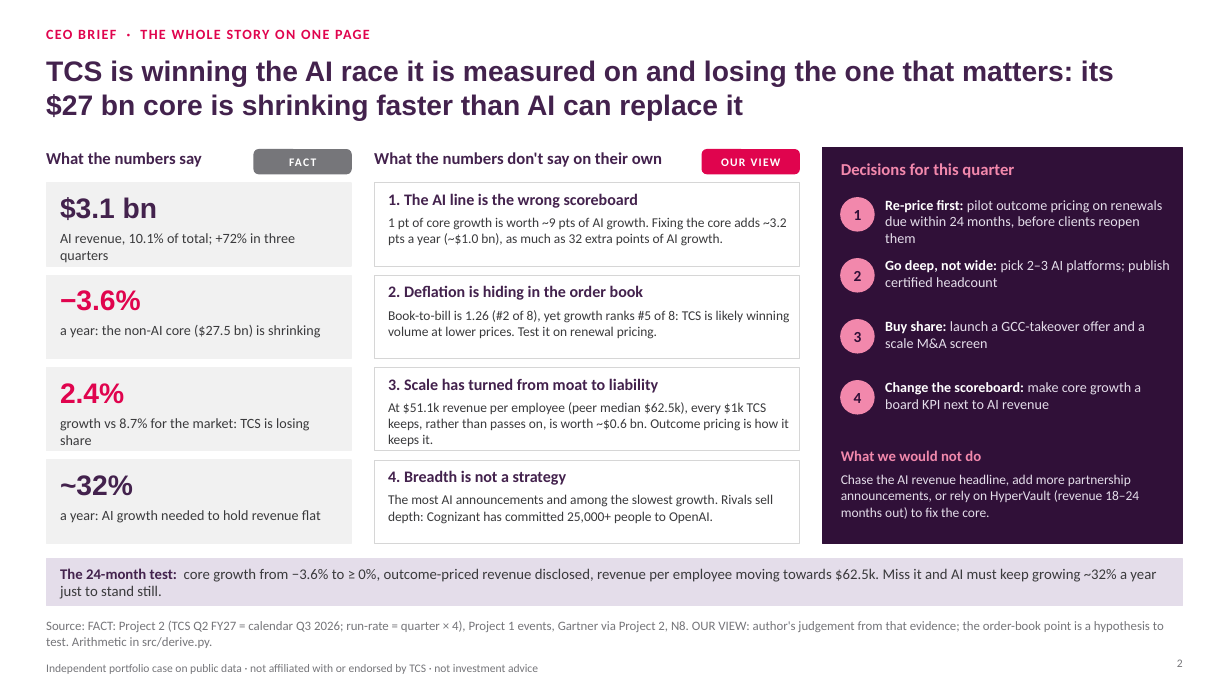
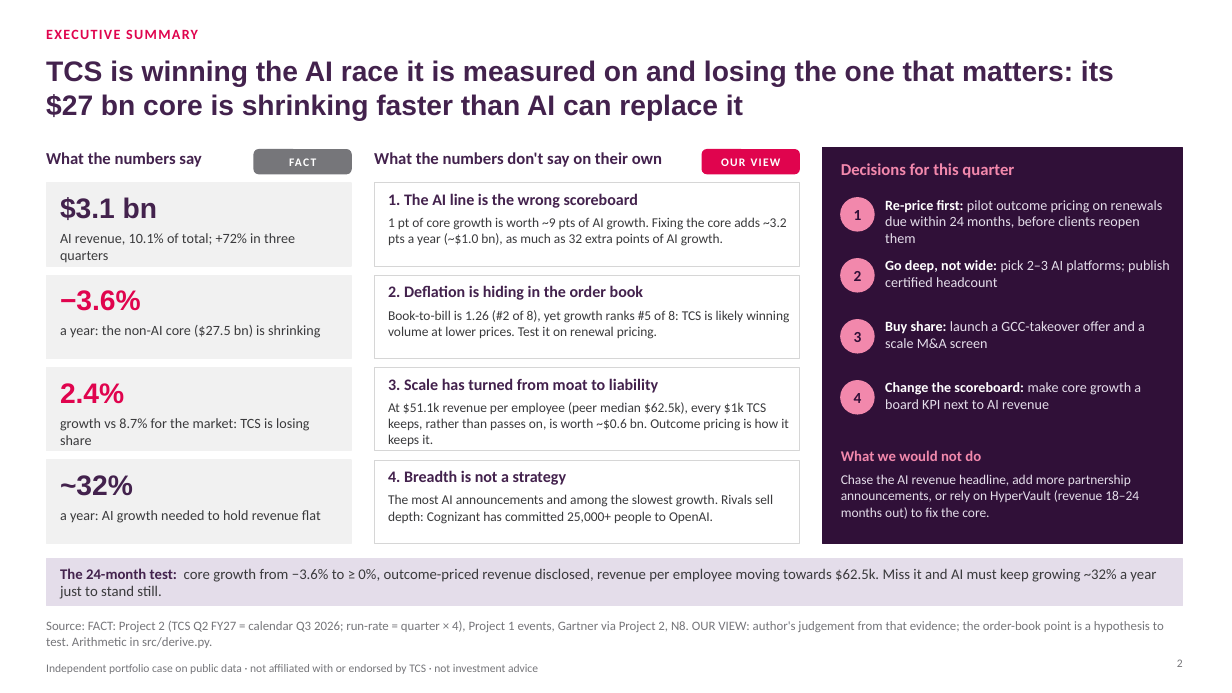
Before and after one commit to lokpriye96/ai-consulting-report-genai-services, a slide deck: slide 2 of outputs/TCS_AI_Deflation_Strategy.pptx. Drawn at 1232x693 pixels with LibreOffice and Linux fonts; fonts in the diff are those of the drawing. Boxes give left, top, right and bottom in pixels: in the first picture for what was removed or moved away, otherwise in the second. Text is boxed around its words. In the diff, an @@ line names an element or a change of style, - is before the commit and + after.

Commit message:
Retitle slide 2 as executive summary

```diff
--- a/outputs/TCS_AI_Deflation_Strategy.pptx
+++ b/outputs/TCS_AI_Deflation_Strategy.pptx
@@ text at (46,29,198,39): text changed @@
-CEO BRIEF · THE WHOLE STORY ON ONE PAGE
+EXECUTIVE SUMMARY
```
Also in this commit, not shown: 6 other files.
